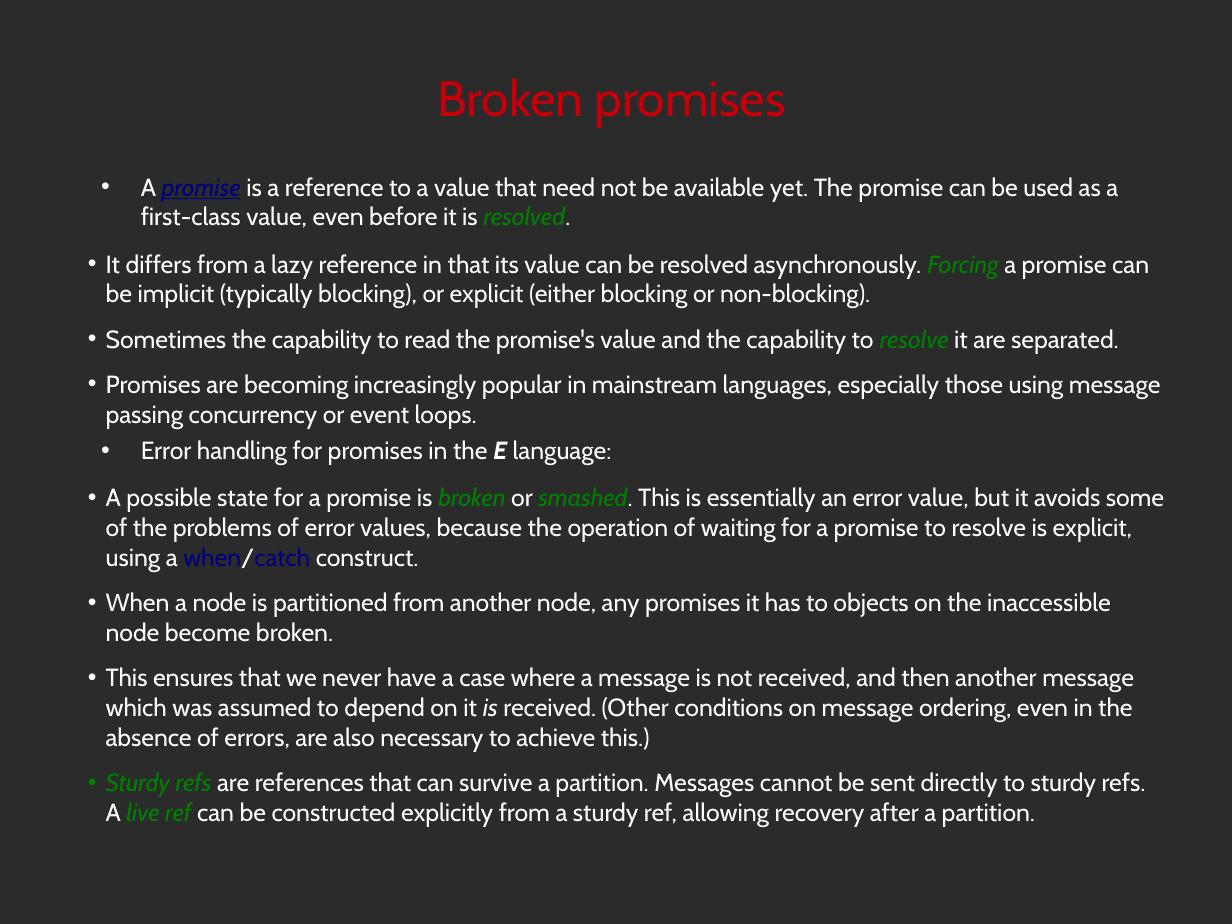
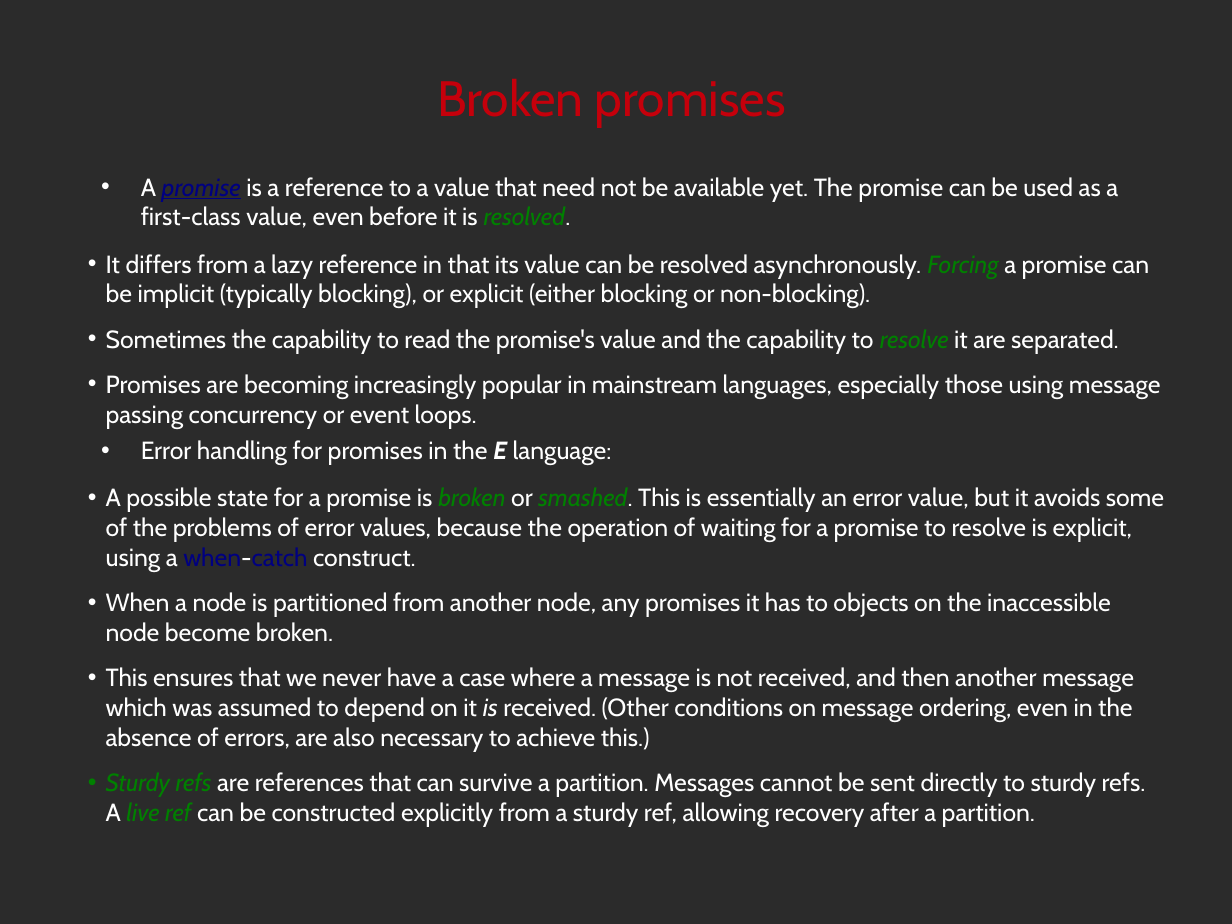
Before and after one commit to noether-lang/noether, a slide deck: slide 36 of doc/presentations/StrangeLoop2014/handling.odp (slide 35 before the commit). Drawn at 1232x924 pixels with LibreOffice and Linux fonts; fonts in the diff are those of the drawing; background and template pictures are left out; a plain dark background stands for a picture behind light text. Boxes give left, top, right and bottom in pixels: in the first picture for what was removed or moved away, otherwise in the second. Text is boxed around its words. In the diff, an @@ line names an element or a change of style, - is before the commit and + after.

Commit message:
Update error handling talk slides (minor corrections, and an important correction to the discussion of concurrent GC optimizations).

```diff
--- a/doc/presentations/StrangeLoop2014/handling.odp
+++ b/doc/presentations/StrangeLoop2014/handling.odp
@@ text at (106, 487, 1164, 572): text changed @@
-  • A possible state for a promise is broken or smashed. This is essentially an error value, but it avoids some of the problems of error values, because the operation of waiting for a promise to resolve is explicit, using a when/catch construct.
+  • A possible state for a promise is broken or smashed. This is essentially an error value, but it avoids some of the problems of error values, because the operation of waiting for a promise to resolve is explicit, using a when-catch construct.
```
Also in this commit, not shown: 21 other slides changed, 1 slide added, 2 other files.
